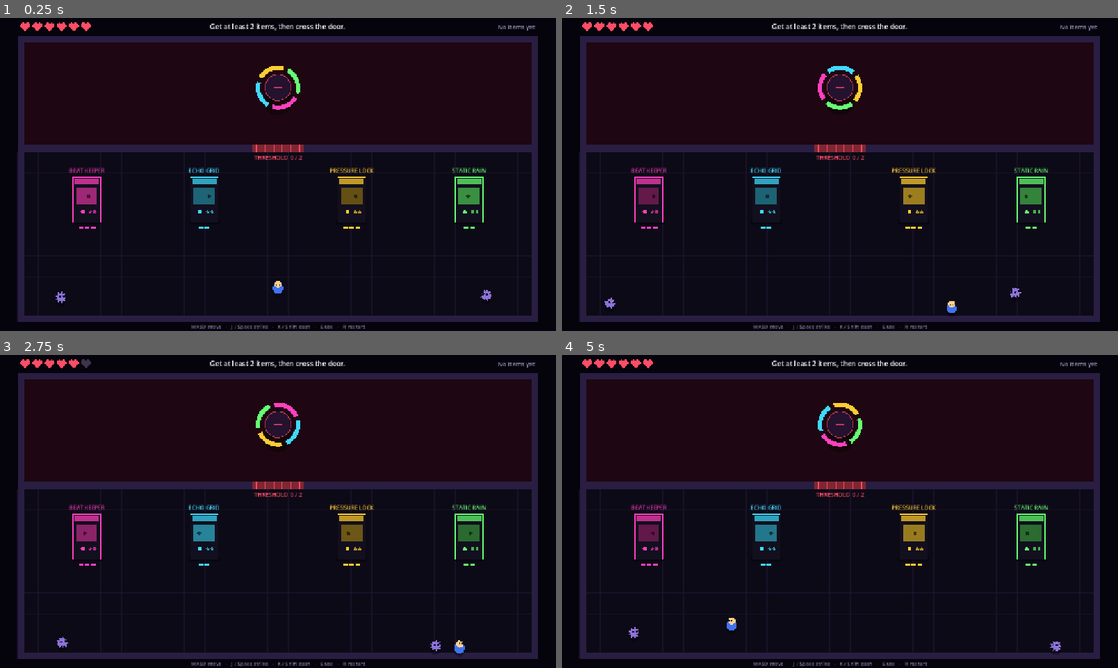
Above: before the commit, frames 1-4 (two rows, left to right).
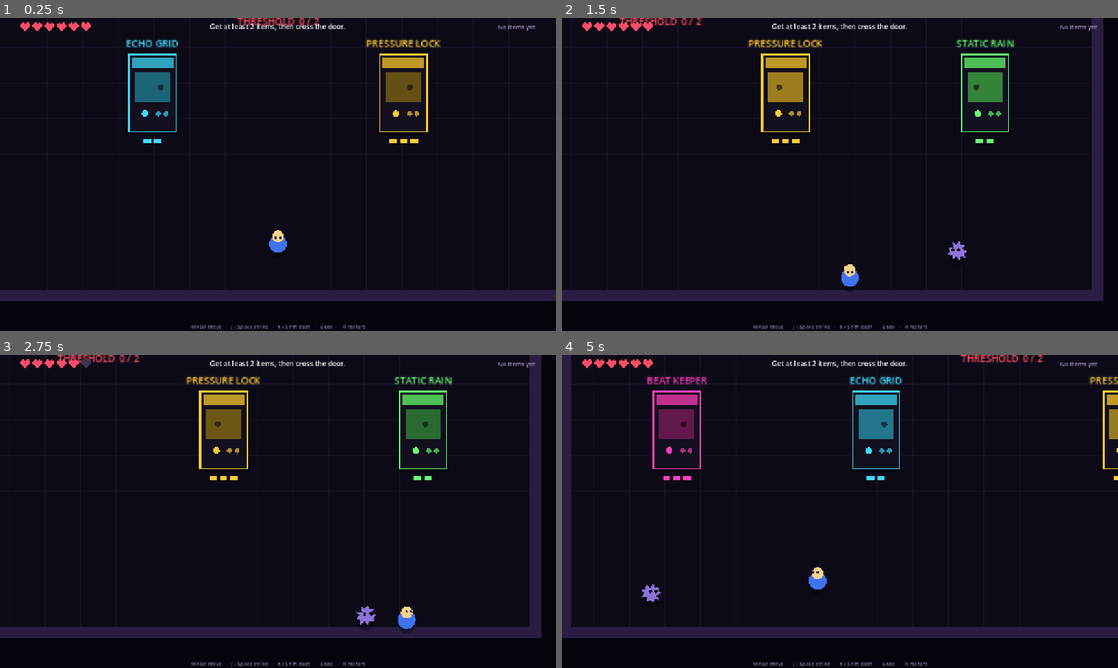
Above: after the commit, the same moments.

Repository: aaronjmagnan/billy-budget
Game: Godot game, scene res://scenes/main.tscn
Same seed, same stepped clock (60 frames per second), same inputs: the game is played once before the commit and once after it.
Inputs:
- Up to frame 1 (0.25 s): no input
- Up to frame 2 (1.5 s): tap Enter at 0.5 s; hold D (move_right) 0.53-1.28 s; tap K (dash) at 0.6 s; tap Space at 0.77 s; hold S (move_down) from 1.28 s (still down); tap E (interact) at 1.35 s
- Up to frame 3 (2.75 s): tap Space at 1.52 s; release S (move_down) at 2.03 s; hold D (move_right) from 2.03 s (still down); hold J (strike) from 2.03 s (still down)
- Up to frame 4 (5 s): release D (move_right) at 2.78 s; release J (strike) at 2.78 s; hold W (move_up) 2.78-3.53 s; tap Shift at 2.85 s; tap Space at 3.02, 3.77, 4.52 s; hold A (move_left) from 3.53 s (still down); tap Enter at 3.6 s; tap R (restart) at 4.25 s; tap K (dash) at 4.35 s

The runs differ from the first frame. In frame 1, 17% of the frame differs, in the area x 0-100%, y 0-98%; in frame 2, 17%; in frame 3, 17%; in frame 4, 19%.

Commit message:
Make everything bigger on screen
- Camera now zooms in (1.7x) and follows the kid around the room
- Game window opens maximized
- Zoom is adjustable on the Floor node in the Inspector (Camera > Camera Zoom)

Co-Authored-By: Claude Opus 5.5 <noreply@anthropic.com>
Claude-Session: https://claude.ai/code/session_011MDSDF14aWgTEg5YwgS5FA

Diff:
--- a/project.godot
+++ b/project.godot
@@ -24,6 +24,7 @@
 
 window/size/viewport_width=1280
 window/size/viewport_height=720
+window/size/mode=2
 window/stretch/mode="canvas_items"
 window/stretch/aspect="keep"
 
--- a/scripts/floor_level.gd
+++ b/scripts/floor_level.gd
@@ -18,6 +18,10 @@
 @export_group("Player")
 @export var player_max_hearts := 6
 
+@export_group("Camera")
+## How close the camera sits. 1.0 shows the whole room; higher = bigger characters.
+@export_range(1.0, 3.0, 0.1) var camera_zoom := 1.7
+
 @export_group("Containment")
 ## Seconds between checks for cracked cabinets failing on their own.
 @export var late_breach_interval := 12.0
@@ -67,6 +71,7 @@
 
 func _ready() -> void:
 	_build_walls()
+	_add_camera()
 	for child in get_children():
 		if child is Cabinet:
 			cabinets.append(child)
@@ -284,6 +289,19 @@
 
 # --- Room building and drawing ------------------------------------------
 
+func _add_camera() -> void:
+	var cam := Camera2D.new()
+	cam.zoom = Vector2(camera_zoom, camera_zoom)
+	cam.position_smoothing_enabled = true
+	cam.position_smoothing_speed = 7.0
+	cam.limit_left = int(ROOM.position.x) - 20
+	cam.limit_top = int(ROOM.position.y) - 40  # room for the HUD strip
+	cam.limit_right = int(ROOM.end.x) + 20
+	cam.limit_bottom = int(ROOM.end.y) + 40
+	player.add_child(cam)
+	cam.make_current()
+
+
 func _build_walls() -> void:
 	var rects := [
 		Rect2(ROOM.position.x, ROOM.position.y, ROOM.size.x, WALL),
Not shown, changed: README.md
